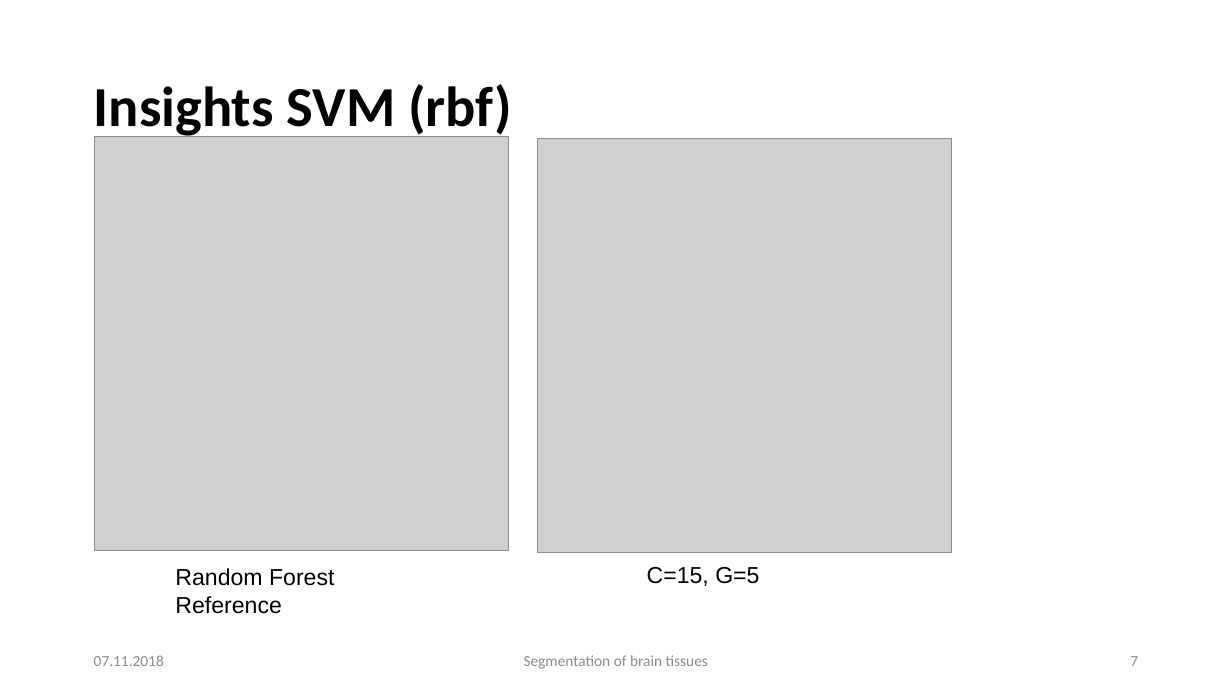
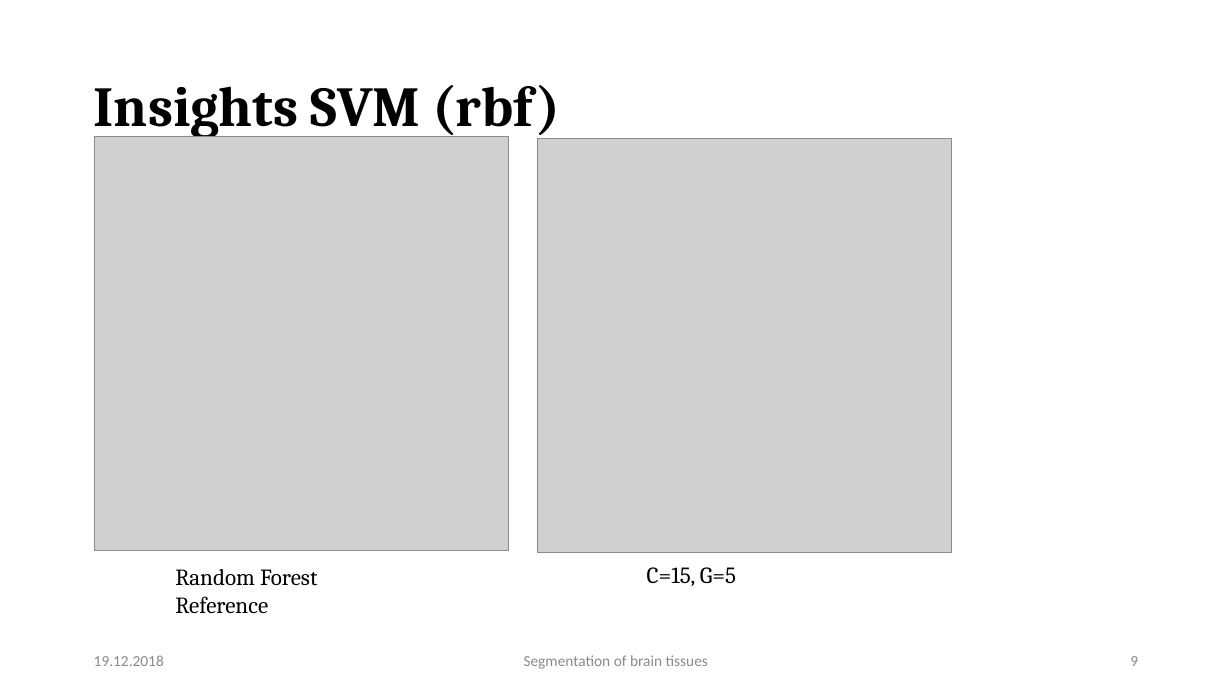
Before and after one commit to mhayoz/MIALab, a slide deck: slide 9 of Final Mialab.pptx (slide 7 before the commit). Drawn at 1232x693 pixels with LibreOffice and Linux fonts; fonts in the diff are those of the drawing; grey boxes stand for pictures; background and template pictures are left out. Boxes give left, top, right and bottom in pixels: in the first picture for what was removed or moved away, otherwise in the second. Text is boxed around its words. In the diff, an @@ line names an element or a change of style, - is before the commit and + after.

```diff
--- a/Final Mialab.pptx
+++ b/Final Mialab.pptx
@@ text "Insights SVM (rbf)" at bbox=[94, 85, 560, 138]: font Calibri to Cambria @@
@@ text "Random Forest" at bbox=[175, 569, 318, 613]: font Arial to Cambria @@
@@ text "C=15, G=5" at bbox=[647, 567, 736, 586]: font Arial to Cambria @@
@@ text at bbox=[94, 655, 164, 666]: text changed @@
-07.11.2018
+19.12.2018
@@ page number at bbox=[1130, 656, 1138, 666]: text changed @@
-7
+9
```
Also in this commit, not shown: 7 other slides changed, 3 slides added.
